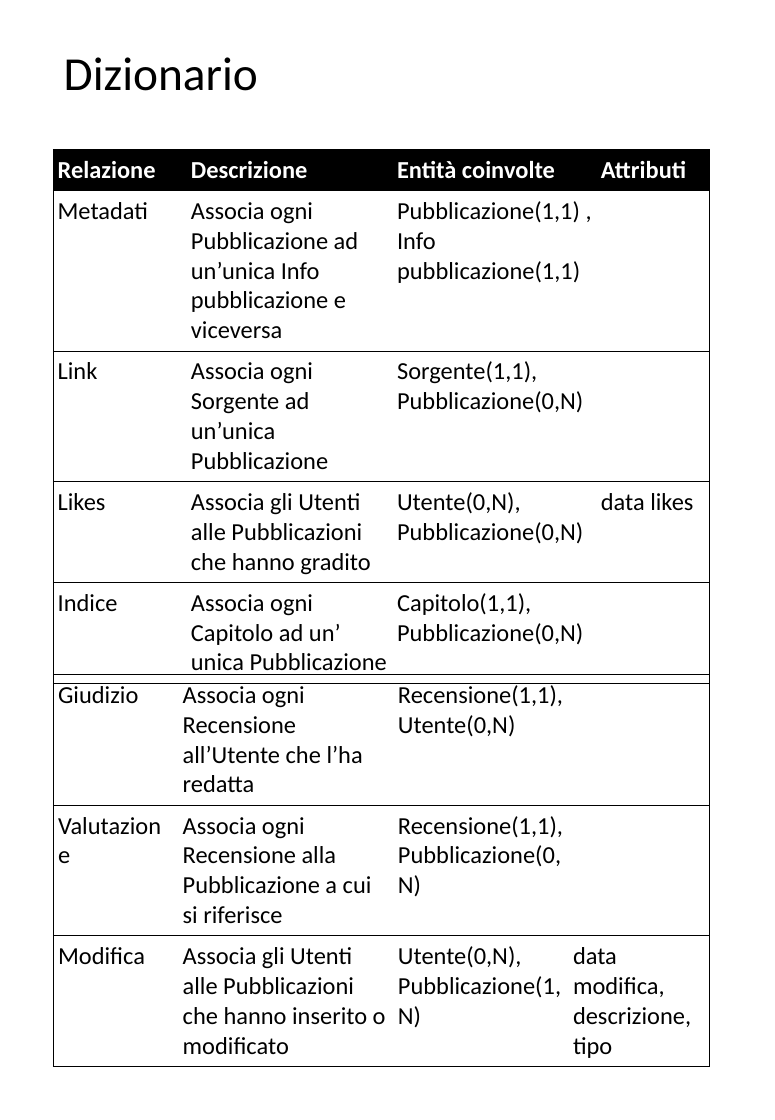
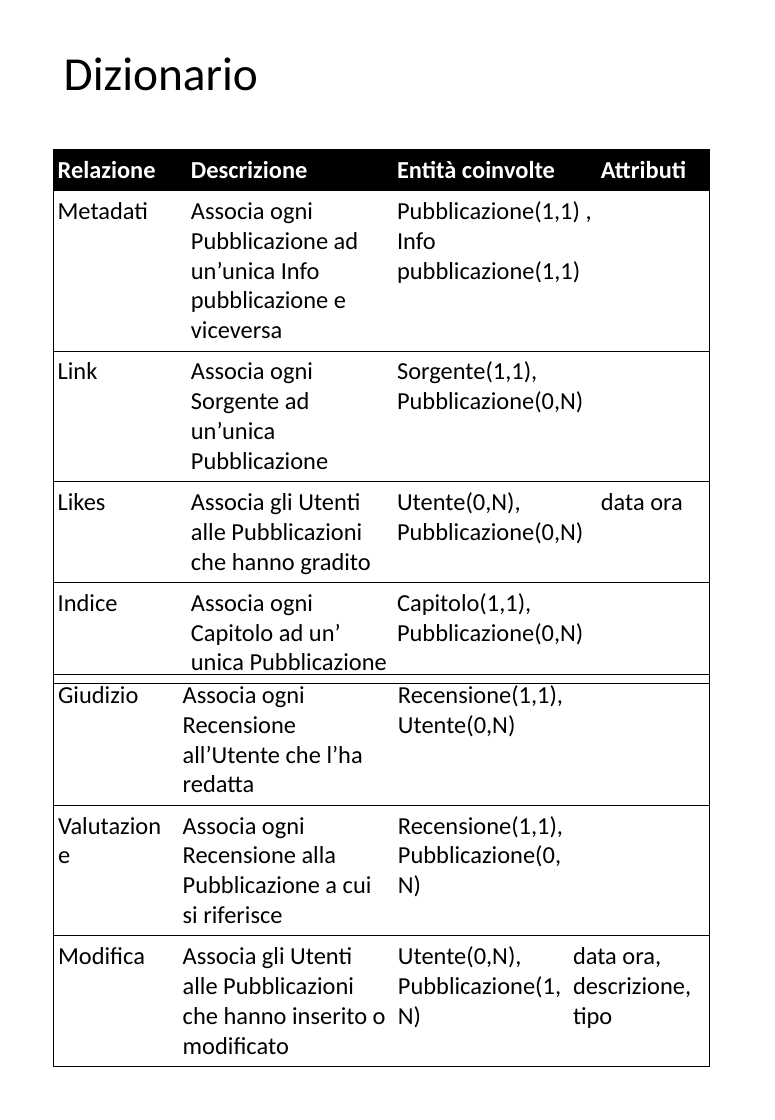
Before and after one commit to vincendep/LBDproject, a slide deck: slide 2 of modello concettuale/modello concettuale.pptx. Drawn at 775x1120 pixels with LibreOffice and Linux fonts; fonts in the diff are those of the drawing. Boxes give left, top, right and bottom in pixels: in the first picture for what was removed or moved away, otherwise in the second. Text is boxed around its words. In the diff, an @@ line names an element or a change of style, - is before the commit and + after.

```diff
--- a/modello concettuale/modello concettuale.pptx
+++ b/modello concettuale/modello concettuale.pptx
@@ table at box(54, 149, 710, 679) @@
-row 4, column 4: data likes
+row 4, column 4: data ora
@@ table at box(54, 674, 710, 1059) @@
-row 3, column 4: data modifica, / descrizione, / tipo
+row 3, column 4: data ora, / descrizione, / tipo
```
Also in this commit, not shown: 1 other slide changed, 7 other files.
